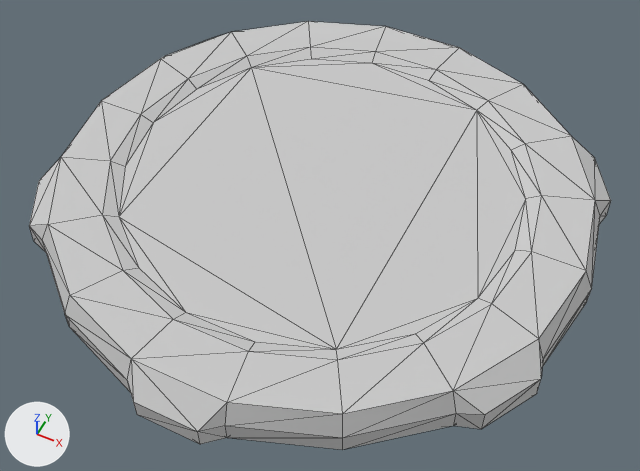
One commit to the FBX model ICGameContent/models/upgrade_platform.FBX: the scene before it, then after it.
Before and after are seen from a 50 mm lens placed at (2.11, -4.26, 5.23), pointed at (0.1, -0.23, 0.19). Every picture has the same lights, and +X, +Y and +Z are marked at lower left. Mesh edges are drawn as thin lines. Where no turn or scale is listed for an object, it has been applied to the vertices.
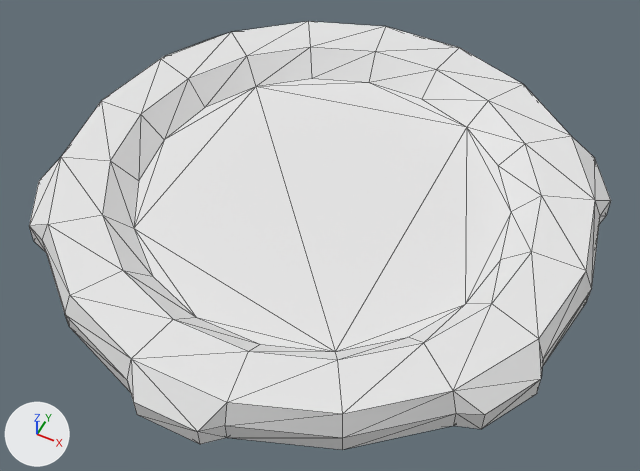
The newer file is also turned or shifted as a whole; pictures and numbers use the older file's frame.

Pixel boxes (x1, y1, x2, y2) of what changed, in the pictures (640 x 471 px; the box of a moved part takes in the faces that stretch with it):
'Cylinder001', recoloured, reshaped (grey to white)
    both: (29, 21, 611, 450)
part 1 of me_mesh, moved or reshaped
    both: (102, 47, 542, 360)

What changed in the scene script:
```text
Change me_mesh:
    where me_mesh.from_pydata(...)  # 114 vertices, 224 faces; spans x -2.08..2.08, y -2.16..2.16, z -0.15..0.15
    used by ob_cylinder001; location = (0.0, -0.002, 0.406)
    remove me_mesh.materials.append(mat_01___default)  # light grey #cacaca
    me_mesh part 1: all 18 vertices in x -1.51..1.51, y -1.49..1.49, z 0.11 are scaled about their middle by (0.945, 0.945, 1), then moved by (0.0, 0.0, -0.15)
```
